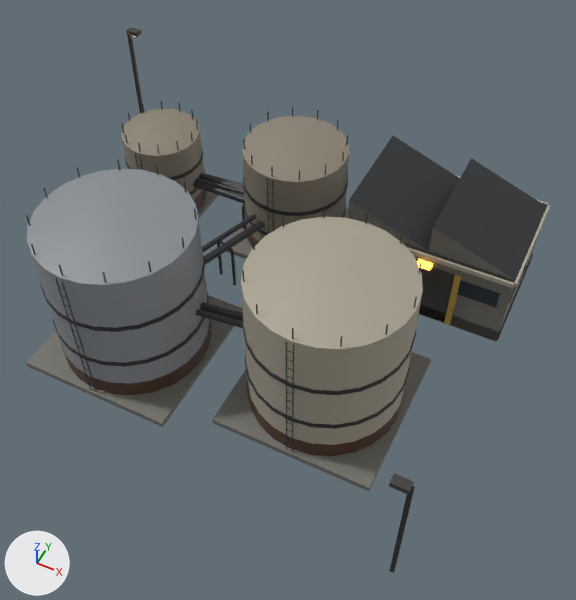
A saved change to the FBX model Assets/Chopper/Art/City/City01/Models/Ind_Tanks.fbx.
Camera for both pictures: a 50 mm lens placed at (24.7, -39.8, 51.4), pointed at (5.6, -1.6, 3.7). Arrows for +X, +Y and +Z are at lower left; the lights stay in place. The older version comes first. Objects named as collision shapes, trigger or cutter boxes, shadow casters or lower levels of detail are left out. Where no turn or scale is listed for an object, it has been applied to the vertices.

The first picture shows 'Ind_Tanks_LOD0'.
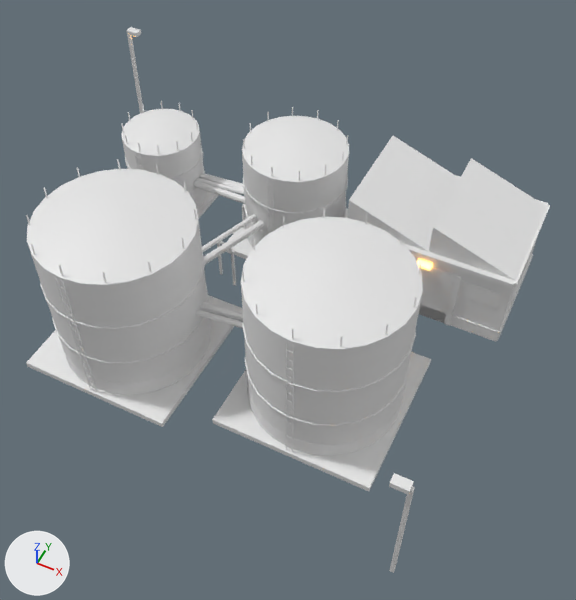
Location of each change, [x1, y1, x2, y2] in pixels of the pictures (576 x 600 px):
'Ind_Tanks_LOD0', surface changed (grey to white): [26, 27, 550, 573] in both

The change, as a list of edits to the scene's bpy script:
```text
Change mat_city01_kit:
    where n2 = _N.new('ShaderNodeTexImage'); n2.name = 'Image Texture'
    where n0 = _N.new('ShaderNodeBsdfPrincipled'); n0.name = 'Principled BSDF'
    remove n3 = _N.new('ShaderNodeTexImage'); n3.name = 'Image Texture.001'
    remove n3.image = img_city01_emission_png
    remove _L.new(n2.outputs[0], n0.inputs[0])  # 'Color' to 'Base Color'
    remove _L.new(n3.outputs[0], n0.inputs[27])  # 'Color' to 'Emission Color'
    n2.image: img_city01_colour_png -> img_city01_emission_png
    add _L.new(n2.outputs[0], n0.inputs[27])  # 'Color' to 'Emission Color'
```
